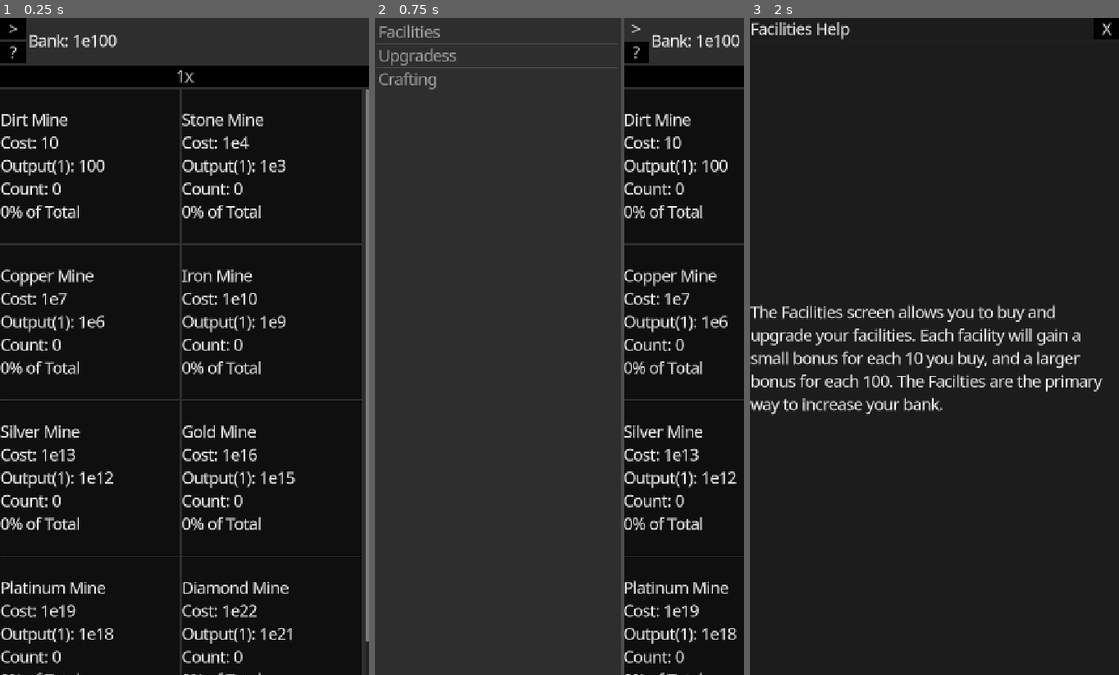
Above: before the commit, frames 1-3 (left to right).
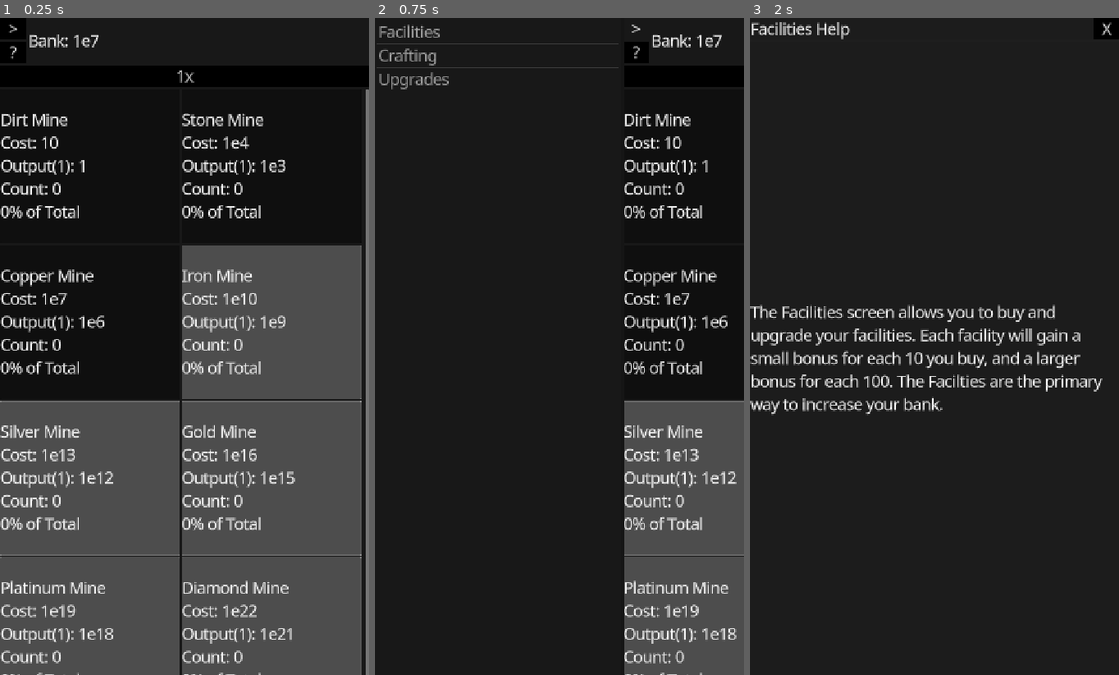
Above: after the commit, the same moments.

Repository: DylanBulfin/IncrementalGameP3
Game: Godot game, scene res://incremental_game.tscn
Same seed, same stepped clock (60 frames per second), same inputs: the game is played once before the commit and once after it.
Inputs:
- Up to frame 1 (0.25 s): no input
- Up to frame 2 (0.75 s): click ">" at 0.5 s
- Up to frame 3 (2 s): click "?" at 1.25 s

The runs differ from the first frame. In frame 1, 50% of the frame differs, in the area x 0-100%, y 0-100%; in frame 2, 14%; in frame 3, less than 0.1%.

Commit message:
More balancing, fixes

Diff:
--- a/incremental_game.tscn
+++ b/incremental_game.tscn
@@ -21,35 +21,45 @@
 unique_name_in_owner = true
 script = ExtResource("2_ox5v5")
 
-[node name="ContentContainer" type="HBoxContainer" parent="."]
+[node name="ColorRect" type="ColorRect" parent="."]
+layout_mode = 1
+anchors_preset = 15
+anchor_right = 1.0
+anchor_bottom = 1.0
+grow_horizontal = 2
+grow_vertical = 2
+color = Color(0.0846899, 0.0846899, 0.0846899, 1)
+
+[node name="ContentContainer" type="HBoxContainer" parent="ColorRect"]
 clip_children = 1
 layout_mode = 1
 anchors_preset = 9
 anchor_bottom = 1.0
-offset_right = 502.0
+offset_right = 720.0
+offset_bottom = 52.0
 grow_vertical = 2
 
-[node name="SideMenu" type="ItemList" parent="ContentContainer"]
+[node name="SideMenu" type="ItemList" parent="ColorRect/ContentContainer"]
 unique_name_in_owner = true
 visible = false
 custom_minimum_size = Vector2(480, 0)
 layout_mode = 2
 
-[node name="PanelContainer" type="PanelContainer" parent="ContentContainer"]
+[node name="PanelContainer" type="PanelContainer" parent="ColorRect/ContentContainer"]
 clip_contents = true
 custom_minimum_size = Vector2(720, 0)
 layout_mode = 2
 size_flags_horizontal = 3
 
-[node name="VBoxContainer" type="VBoxContainer" parent="ContentContainer/PanelContainer"]
+[node name="VBoxContainer" type="VBoxContainer" parent="ColorRect/ContentContainer/PanelContainer"]
 layout_mode = 2
 size_flags_horizontal = 3
 
-[node name="Header" parent="ContentContainer/PanelContainer/VBoxContainer" instance=ExtResource("2_5t6mn")]
+[node name="Header" parent="ColorRect/ContentContainer/PanelContainer/VBoxContainer" instance=ExtResource("2_5t6mn")]
 unique_name_in_owner = true
 layout_mode = 2
 
-[node name="ScreenContainer" type="Control" parent="ContentContainer/PanelContainer/VBoxContainer"]
+[node name="ScreenContainer" type="Control" parent="ColorRect/ContentContainer/PanelContainer/VBoxContainer"]
 unique_name_in_owner = true
 layout_mode = 2
 size_flags_vertical = 3
--- a/resources/entities/facility.gd
+++ b/resources/entities/facility.gd
@@ -39,7 +39,7 @@
 var materials_multi: float:
 	get: return output_material_types\
 		.map(func(m: int) -> float: return State.materials[m].facility_multiplier)\
-		.reduce(func(acc: float, next: float) -> float: return acc * next)\
+		.reduce(func(acc: float, next: float) -> float: return acc + next)\
 		if len(output_material_types) > 0 else 1.0
 
 var cost_count_multi: float:
--- a/resources/entities/material.gd
+++ b/resources/entities/material.gd
@@ -17,10 +17,13 @@
 @export var input_material2_id: int = -1
 @export var input_material2_count: float = 0
 
-@export var facility_multiplier = 100.0
+@export var base_facility_multiplier: float = 100.0
 
 var time_cost: float:
 	get: return base_time_cost / State.cspeed
+
+var facility_multiplier: float:
+	get: return base_facility_multiplier ** count
 
 func to_dict() -> Dictionary:
 	# Count is the only non-derived field that can change during the game
--- a/resources/entities/screen.gd
+++ b/resources/entities/screen.gd
@@ -8,8 +8,8 @@
 
 static var scenes: Array[PackedScene] = [
 	preload("res://scenes/screens/facility_screen.tscn"),
+	preload("res://scenes/screens/crafting_screen.tscn"),
 	preload("res://scenes/screens/upgrade_screen.tscn"),
-	preload("res://scenes/screens/crafting_screen.tscn"),
 	preload("res://scenes/screens/dummy_screen.tscn"),
 	preload("res://scenes/screens/dummy_screen.tscn"),
 
--- a/resources/game_data.tres
+++ b/resources/game_data.tres
@@ -128,7 +128,7 @@
 input_material1_count = 0.0
 input_material2_id = -1
 input_material2_count = 0.0
-facility_multiplier = 100.0
+base_facility_multiplier = 100.0
 metadata/_custom_type_script = "uid://quo18bf08mye"
 
 [sub_resource type="Resource" id="Resource_urygg"]
@@ -141,7 +141,7 @@
 input_material1_count = 10.0
 input_material2_id = -1
 input_material2_count = 0.0
-facility_multiplier = 100.0
+base_facility_multiplier = 100.0
 metadata/_custom_type_script = "uid://quo18bf08mye"
 
 [sub_resource type="Resource" id="Resource_22mxl"]
@@ -154,7 +154,7 @@
 input_material1_count = 100.0
 input_material2_id = 1
 input_material2_count = 10.0
-facility_multiplier = 100.0
+base_facility_multiplier = 100.0
 metadata/_custom_type_script = "uid://quo18bf08mye"
 
 [sub_resource type="Resource" id="Resource_j2wbb"]
@@ -164,13 +164,6 @@
 help_content = "The Facilities screen allows you to buy and upgrade your facilities. Each facility will gain a small bonus for each 10 you buy, and a larger bonus for each 100. The Facilties are the primary way to increase your bank."
 metadata/_custom_type_script = "uid://dvq252w1v2qpw"
 
-[sub_resource type="Resource" id="Resource_63f53"]
-script = ExtResource("3_rolb0")
-title = "Upgradess"
-help_title = "Upgrades Help"
-help_content = "Upgrades provide a bonus to some aspect of the game. For example, the Facility1 upgrade multiplies the Wood facility output by 2 per level. If you have a lot of available upgrades you can make use of the Buy All button, but be warned it will attempt to buy upgrades from all categories, not just the currently selected one"
-metadata/_custom_type_script = "uid://dvq252w1v2qpw"
-
 [sub_resource type="Resource" id="Resource_obpou"]
 script = ExtResource("3_rolb0")
 title = "Crafting"
@@ -178,6 +171,13 @@
 help_content = "In the crafting menu you can craft materials to help your facilities. Each recipe costs some amount fro …(228 unchanged characters)…
 metadata/_custom_type_script = "uid://dvq252w1v2qpw"
 
+[sub_resource type="Resource" id="Resource_63f53"]
+script = ExtResource("3_rolb0")
+title = "Upgrades"
+help_title = "Upgrades Help"
+help_content = "Upgrades provide a bonus to some aspect of the game. For example, the Facility1 upgrade multiplies the Wood facility output by 2 per level. If you have a lot of available upgrades you can make use of the Buy All button, but be warned it will attempt to buy upgrades from all categories, not just the currently selected one"
+metadata/_custom_type_script = "uid://dvq252w1v2qpw"
+
 [sub_resource type="Resource" id="Resource_iqldt"]
 script = ExtResource("4_2r4qd")
 title = "Wood Output"
@@ -303,5 +303,5 @@
 facilities = Array[ExtResource("1_yqm58")]([SubResource("Resource_rolb0"), SubResource("Resource_yqm58"), SubResource("Resource_raoho"), SubResource("Resource_2r4qd"), SubResource("Resource_4oi1i"), SubResource("Resource_e1k00"), SubResource("Resource_vt7lq"), SubResource("Resource_ws21c")])
 materials = Array[ExtResource("2_rolb0")]([SubResource("Resource_qlxfl"), SubResource("Resource_urygg"), SubResource("Resource_22mxl")])
 upgrades = Array[ExtResource("4_2r4qd")]([SubResource("Resource_iqldt"), SubResource("Resource_rbntb"), SubResource("Re …(295 unchanged characters)…
-screens = Array[ExtResource("3_rolb0")]([SubResource("Resource_j2wbb"), SubResource("Resource_63f53"), SubResource("Resource_obpou")])
+screens = Array[ExtResource("3_rolb0")]([SubResource("Resource_j2wbb"), SubResource("Resource_obpou"), SubResource("Resource_63f53")])
 metadata/_custom_type_script = "uid://b3526uyrv3j5s"
--- a/scenes/components/material_button.gd
+++ b/scenes/components/material_button.gd
@@ -5,20 +5,16 @@
 func init(base_material: CMaterial) -> void:
 	base = base_material
 	State.bank_changed.connect(_on_bank_changed)
-	State.cspeed_changed.connect(_on_cspeed_changed)
 	base.material_changed.connect(_on_material_changed)
 
 	# Connect to the crafting speed upgrade
-	var cspeed_upgrade = State.upgrades[Upgrade.UpgradeType.CraftingSpeed as int]
+	var cspeed_upgrade: Upgrade = State.upgrades[Upgrade.UpgradeType.CraftingSpeed as int]
 	cspeed_upgrade.upgrade_changed.connect(_on_cspeed_upgrade_changed)
 
 	update()
 
 func _on_bank_changed(_bank: float) -> void:
 	update(false)
-
-func _on_cspeed_changed(_speed: float) -> void:
-	update()
 
 func _on_material_changed(_mat: CMaterial) -> void:
 	update()
--- a/scenes/screens/crafting_screen.gd
+++ b/scenes/screens/crafting_screen.gd
@@ -3,6 +3,7 @@
 signal wait_signal
 
 var group: ButtonGroup = ButtonGroup.new()
+var buttons: Array[Button]
 
 var is_active: bool = false
 var is_queued: bool = false # If it's slow and inactive but will activate once affordable
@@ -15,14 +16,14 @@
 func _ready() -> void:
 	var button_scene: PackedScene = preload("res://scenes/components/material_button.tscn")
 
-	for material: CMaterial in State.materials:
+	for mat: CMaterial in State.materials:
 		var node: Button = button_scene.instantiate()
-		node.init(material)
+		node.init(mat)
 		node.toggle_mode = true
 		node.button_group = group
+		buttons.append(node)
 		%MaterialsContainer.add_child(node)
 
-	group.allow_unpress = true
 	group.pressed.connect(_on_pressed)
 
 	%StopCraftingButton.pressed.connect(_on_stop_crafting_pressed)
@@ -33,6 +34,10 @@
 
 	State.shutdown_initiated.connect(_on_shutdown_initiated)
 	State.register_wait_signal(wait_signal)
+
+	# Connect to the crafting speed upgrade
+	var cspeed_upgrade: Upgrade = State.upgrades[Upgrade.UpgradeType.CraftingSpeed as int]
+	cspeed_upgrade.upgrade_changed.connect(_on_cspeed_upgrade_changed)
 
 	update_text()
 
@@ -55,12 +60,12 @@
 			if bank_count < max_count: max_count = bank_count
 
 			if active_recipe.input_material1_id != -1:
-				var material1 = State.materials[active_recipe.input_material1_id]
-				var material1_count = material1.count / active_recipe.input_material1_count
+				var material1: CMaterial = State.materials[active_recipe.input_material1_id]
+				var material1_count: float = material1.count / active_recipe.input_material1_count
 				if material1_count < max_count: max_count = material1_count
 			if active_recipe.input_material2_id != -1:
-				var material2 = State.materials[active_recipe.input_material2_id]
-				var material2_count = material2.count / active_recipe.input_material2_count
+				var material2: CMaterial = State.materials[active_recipe.input_material2_id]
+				var material2_count: float = material2.count / active_recipe.input_material2_count
 				if material2_count < max_count: max_count = material2_count
 
 			if not State.try_debit_material_cost(active_recipe, max_count):
@@ -81,7 +86,6 @@
 
 func _on_pressed(button: BaseButton) -> void:
 	try_activate_recipe(button.base)
-	button.set_pressed_no_signal(false)
 
 func _on_shutdown_initiated() -> void:
 	cancel_recipe()
@@ -90,6 +94,12 @@
 
 func _on_stop_crafting_pressed() -> void:
 	cancel_recipe()
+
+func _on_cspeed_upgrade_changed(_upgrade: Upgrade) -> void:
+	if is_active and not is_fast:
+		# Need to destroy and restart this tween
+		active_tween.kill()
+		init_tween()
 
 func cancel_recipe() -> void:
 	if is_active and not is_fast:
@@ -102,32 +112,37 @@
 
 	%ProgressBar.value = 0
 
+	buttons[active_recipe.id].set_pressed_no_signal(false)
+
 	update_text()
 
-func try_activate_recipe(material: CMaterial) -> void:
-	if is_active and material == active_recipe:
+func try_activate_recipe(mat: CMaterial) -> void:
+	if is_active and mat == active_recipe:
 		# No need to do anything
 		return
 
 	cancel_recipe()
 
 	# When time is too low, tweeners are imprecise and inefficient
-	if material.time_cost <= 0.25:
+	if mat.time_cost <= 0.25:
+		active_recipe = mat
 		is_active = true
 		is_fast = true
 	else:
-		active_recipe = material
+		active_recipe = mat
 		if State.try_debit_material_cost(active_recipe):
 			is_active = true
+			init_tween()
 		else:
 			is_queued = true
-		init_tween()
+
+	buttons[mat.id].set_pressed_no_signal(true)
 
 	update_text()
 
 func init_tween() -> void:
 	active_tween = get_tree().create_tween()
-	active_tween.tween_property(%ProgressBar, "value", 100, active_recipe.time_cost)
+	active_tween.tween_property(%ProgressBar, "value", 100, (100.0 - %ProgressBar.value) * 0.01 * active_recipe.time_cost)
 	active_tween.tween_callback(complete_tweened_recipe)
 	active_tween.set_loops()
 
@@ -143,6 +158,7 @@
 		active_tween.kill()
 		is_active = false
 		is_queued = true
+		update_text()
 
 func update_text() -> void:
 	var top_text: String = "Crafting: None"
--- a/scripts/screen_manager.gd
+++ b/scripts/screen_manager.gd
@@ -50,7 +50,6 @@
 		screen_nodes[id].visible = true
 
 		curr_screen = id
-
 	close_side_menu()
 
 func get_current_screen() -> Screen:
--- a/scripts/state.gd
+++ b/scripts/state.gd
@@ -2,7 +2,7 @@
 
 
 # Global non-Resource variables, signals, and helpers
-var bank: float = 1e100
+var bank: float = 1e7
 signal bank_changed(bank: float)
 func try_debit_bank(amount: float) -> bool:
 	if bank >= amount:
@@ -19,12 +19,9 @@
 
 var base_cspeed: float = 1.0
 var cspeed_upgrade_multiplier: float:
-	get:
-		var cspeed_upgrade = upgrades[Upgrade.UpgradeType.CraftingSpeed as int]
-		return cspeed_upgrade.multiplier
+	get: return upgrades[Upgrade.UpgradeType.CraftingSpeed as int].multiplier
 var cspeed: float:
 	get: return base_cspeed * cspeed_upgrade_multiplier
-signal cspeed_changed(cspeed: float)
 
 var screens: Array[Screen]
 var on_normal_screen: bool = true
@@ -44,14 +41,12 @@
 
 var materials: Array[CMaterial]
 func can_afford_material(material: CMaterial, n: float = 1) -> bool:
-	var total_bank_cost = material.bank_cost * n
-
 	var res: bool = State.bank >= material.bank_cost * n
 
 	if material.input_material1_id != -1:
 		res = res and State.materials[material.input_material1_id].count \
 			>= material.input_material1_count * n
-	if material.input_material2_id == -1:
+	if material.input_material2_id != -1:
 		res = res and State.materials[material.input_material2_id].count \
 			>= material.input_material2_count * n
 
@@ -122,9 +117,9 @@
 
 func register_wait_signal(sig: Signal) -> void:
 	# Add a signal which the global script will wait for before saving and exiting
-	var index = len(wait_signals)
+	var index: int = len(wait_signals)
 	wait_signals.append(false)
-	sig.connect(func(): wait_signals[index] = true)
+	sig.connect(func() -> void: wait_signals[index] = true)
 
 func _notification(what: int) -> void:
 	if what == NOTIFICATION_WM_CLOSE_REQUEST:
--- a/scripts/utils.gd
+++ b/scripts/utils.gd
@@ -19,14 +19,18 @@
 		var dec_str: String = fstr % dec
 
 		# Floating point arithmetic is gross
+		if len(dec_str) == 5:
+			# Greater than 10, adjust
+			power += 1
+			dec /= 10
+
+		# Update
+		dec_str = fstr % dec
+
 		if dec_str[0] == '0':
 			# Less than 1, adjust
 			power -= 1
 			dec *= 10
-		if len(dec_str) == 5:
-			# Greater than 10, adjust
-			power += 1
-			dec /= 10
 
 		# Update
 		dec_str = fstr % dec
